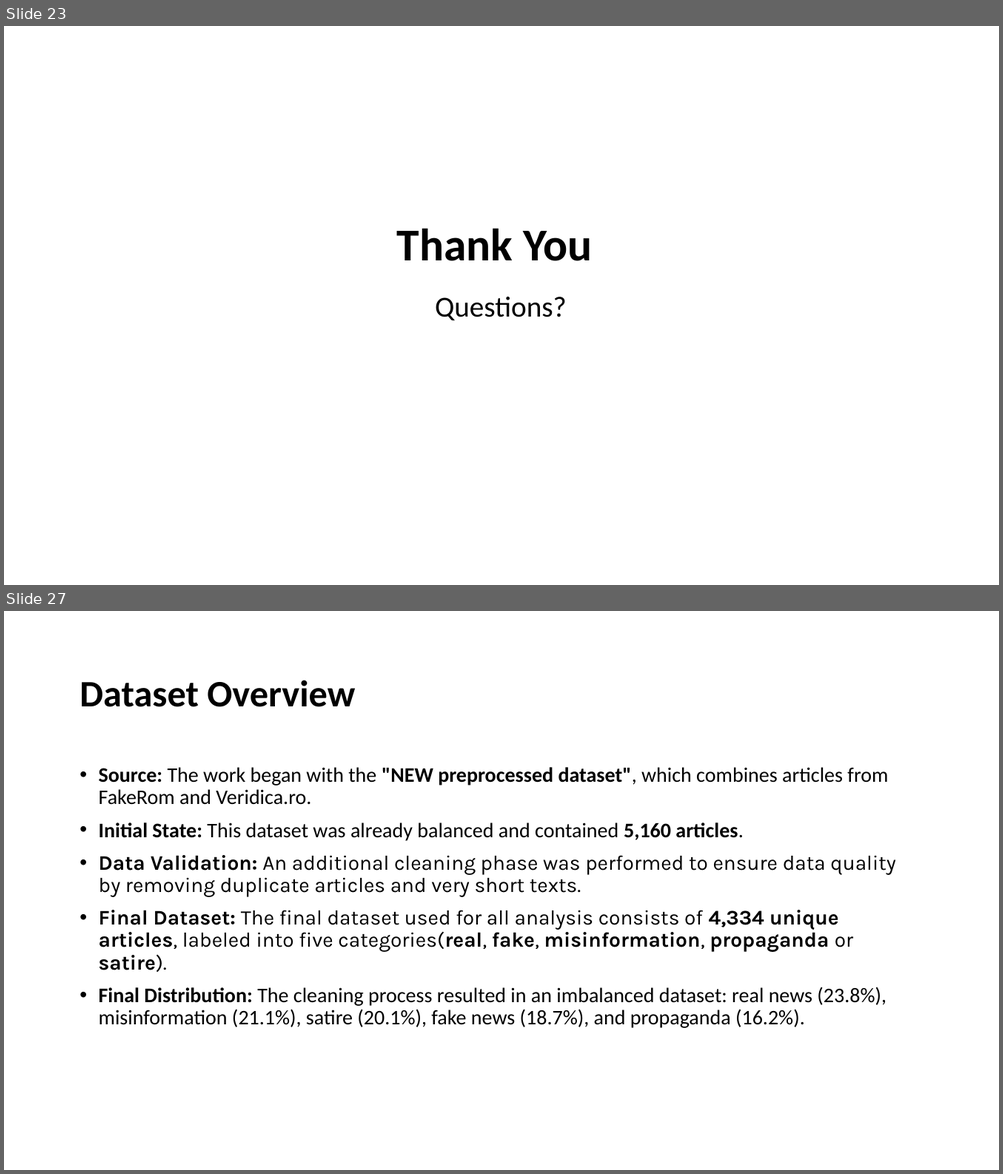
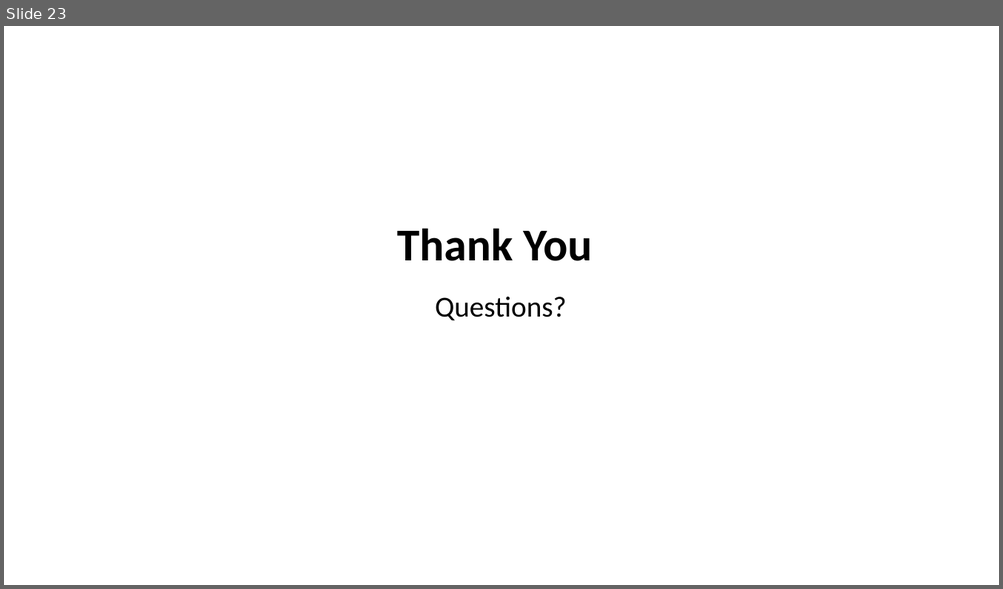
Before and after one commit to razvanxpop/romanian-fake-news-detection, a slide deck: documents/Presentation.pptx. Shown one above the other, each under a label of ours: slides 23 and 27 before the commit, slide 23 after it; the slides between them are not shown. The pictures are 1003x1174 and 1003x589 pixels, drawn with LibreOffice and Linux fonts; fonts in the diff are those of the drawing. Boxes give left, top, right and bottom in pixels: in the first picture for what was removed or moved away, otherwise in the second. Text is boxed around its words. In the diff, an @@ line names an element or a change of style, - is before the commit and + after.

```diff
--- a/documents/Presentation.pptx
+++ b/documents/Presentation.pptx
@@ slide 27 removed at [4, 611, 999, 1170], background #FFFFFF @@
@@ title removed at [79, 680, 355, 707] @@
-Dataset Overview
@@ text removed at [99, 767, 896, 1028] @@
-• Source: The work began with the "NEW preprocessed dataset", which combines articles from FakeRom and Veridica.ro.
-• Initial State: This dataset was already balanced and contained 5,160 articles.
-• Data Validation: An additional cleaning phase was performed to ensure data quality by removing duplicate articles and very short texts.
-• Final Dataset: The final dataset used for all analysis consists of 4,334 unique articles, labeled into five categories(real, fake, misinformation, propaganda or satire).
-• Final Distribution: The cleaning process resulted in an imbalanced dataset: real news (23.8%), misinformation (21.1%), satire (20.1%), fake news (18.7%), and propaganda (16.2%).
```
Also in this commit, not shown: 10 other slides removed, 1 other file.
